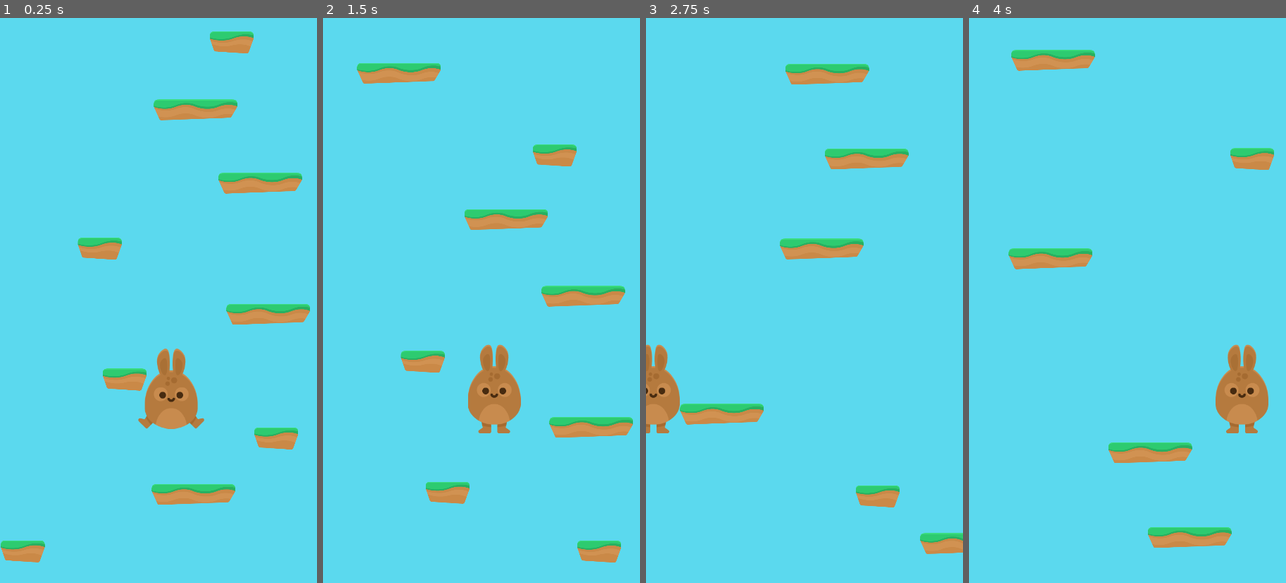
Above: before the commit, frames 1-4 (left to right).
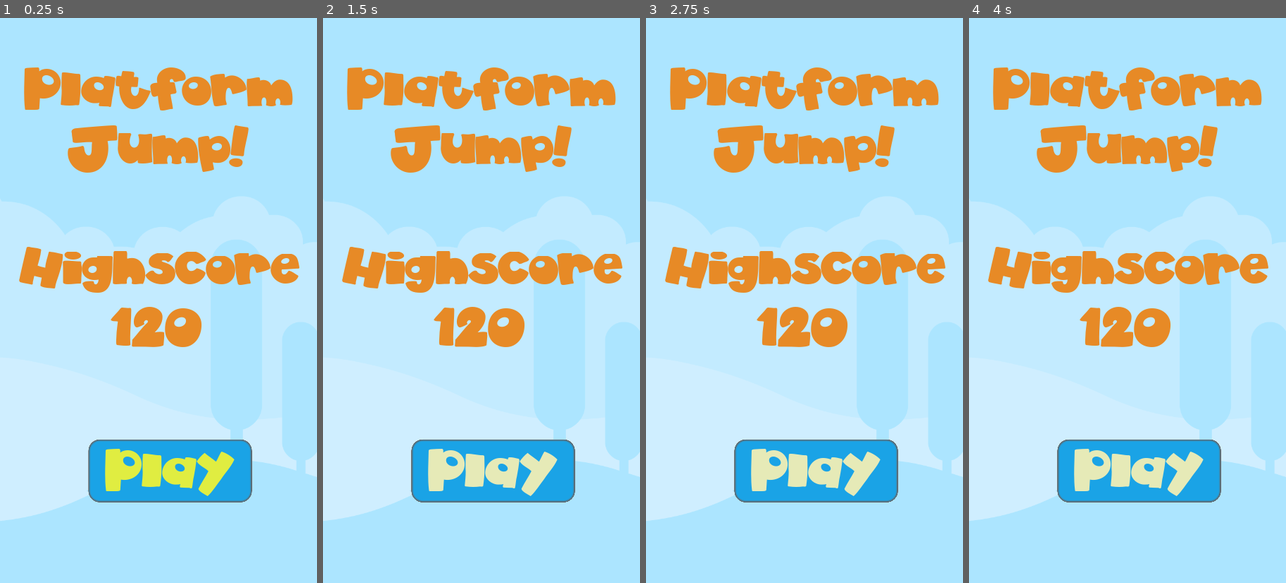
Above: after the commit, the same moments.

Repository: jagc/platformJump
Game: Godot game, scene res://scenes/menu.tscn
Two runs of this game, one before a commit and one after it. Both use one fixed random seed, a clock stepped at 60 frames per second and the inputs below. Before the commit the project starts from res://scenes/game.tscn.
Inputs (mouse positions are in pixels of both pictures, inside the frame that each line leads up to):
- Up to frame 1 (0.25 s): no input
- Up to frame 2 (1.5 s): click (494, 470) at 0.5 s, where only the run after the commit has a clickable "Play"; click (494, 470) at 1.25 s, where only the run after the commit has a clickable "Play"
- Up to frame 3 (2.75 s): tap Enter (ui_accept) at 2, 2.27 s; hold Right (ui_right) from 2.03 s (still down)
- Up to frame 4 (4 s): release Right (ui_right) at 2.78 s; hold Left (ui_left) 2.78-3.53 s; tap Enter (ui_accept) at 3.02 s; hold Right (ui_right) from 3.53 s (still down)

The runs differ from the first frame. In frame 1, 100% of the frame differs, in the area x 0-100%, y 0-100%; in frame 2, 100%; in frame 3, 100%; in frame 4, 100%.

Commit message:
set menu scene to be projects' home scene

Diff:
--- a/project.godot
+++ b/project.godot
@@ -16,7 +16,7 @@
 [application]
 
 config/name="platformJump"
-run/main_scene="res://scenes/game.tscn"
+run/main_scene="res://scenes/menu.tscn"
 config/icon="res://icon.png"
 
 [display]
--- a/scenes/menu.tscn
+++ b/scenes/menu.tscn
@@ -482,9 +482,9 @@
 "
 
 [node name="Button" type="Button" parent="."]
-margin_left = 199.172
-margin_top = 942.747
-margin_right = 543.172
-margin_bottom = 1051.75
+margin_left = 200.639
+margin_top = 955.059
+margin_right = 571.639
+margin_bottom = 1097.06
 theme = SubResource( 1 )
 text = "Play"
